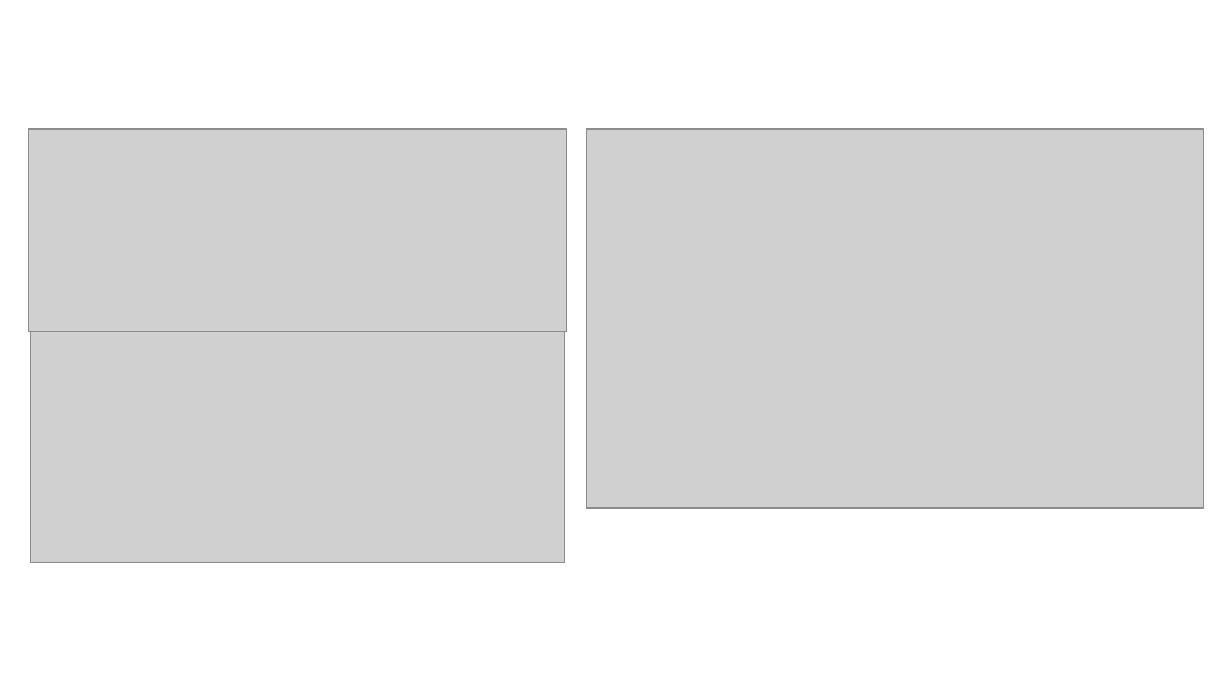
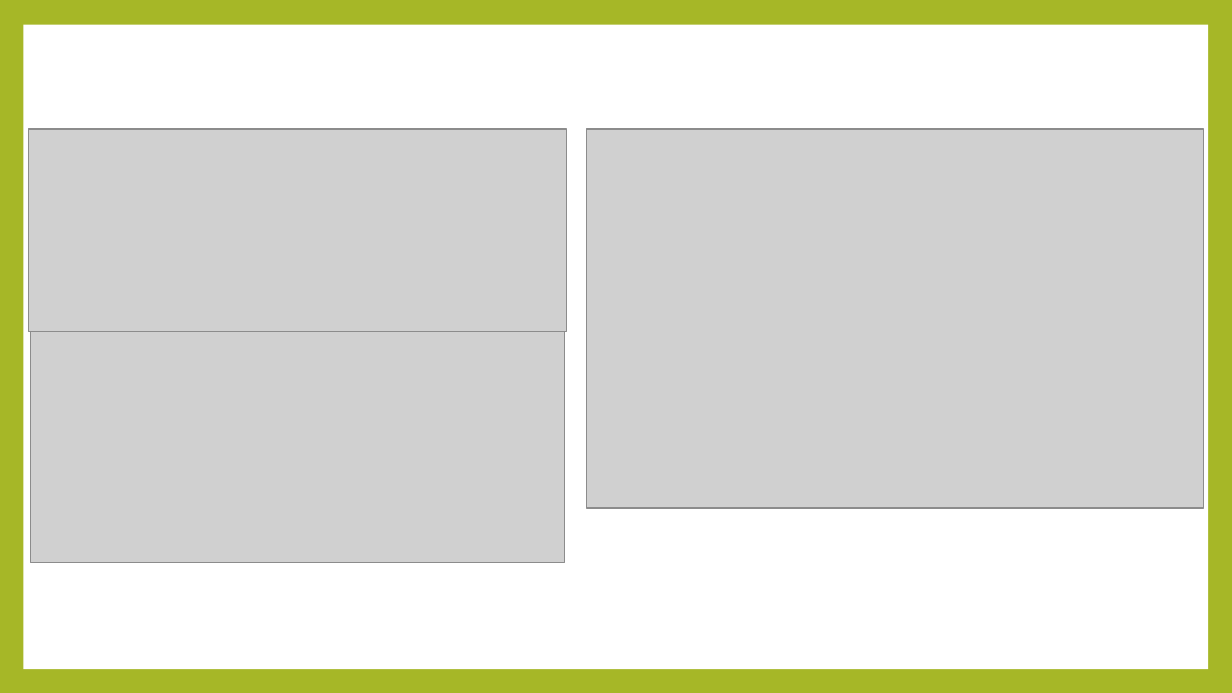
Before and after one commit to BeierKevin/Studienarbeit, a slide deck: slide 5 of release/CO2runter.pptx. Drawn at 1232x693 pixels with LibreOffice and Linux fonts; fonts in the diff are those of the drawing; grey boxes stand for pictures. Boxes give left, top, right and bottom in pixels: in the first picture for what was removed or moved away, otherwise in the second. Text is boxed around its words. In the diff, an @@ line names an element or a change of style, - is before the commit and + after.

Commit message:
updated presi design

```diff
--- a/release/CO2runter.pptx
+++ b/release/CO2runter.pptx
@@ background #FFFFFF to #A6B727 @@
@@ rectangle added at (x1=23, y1=25, x2=1209, y2=669), fill #FFFFFF @@
```
Also in this commit, not shown: 4 other slides changed, 2 slides added, 2 slides removed.
